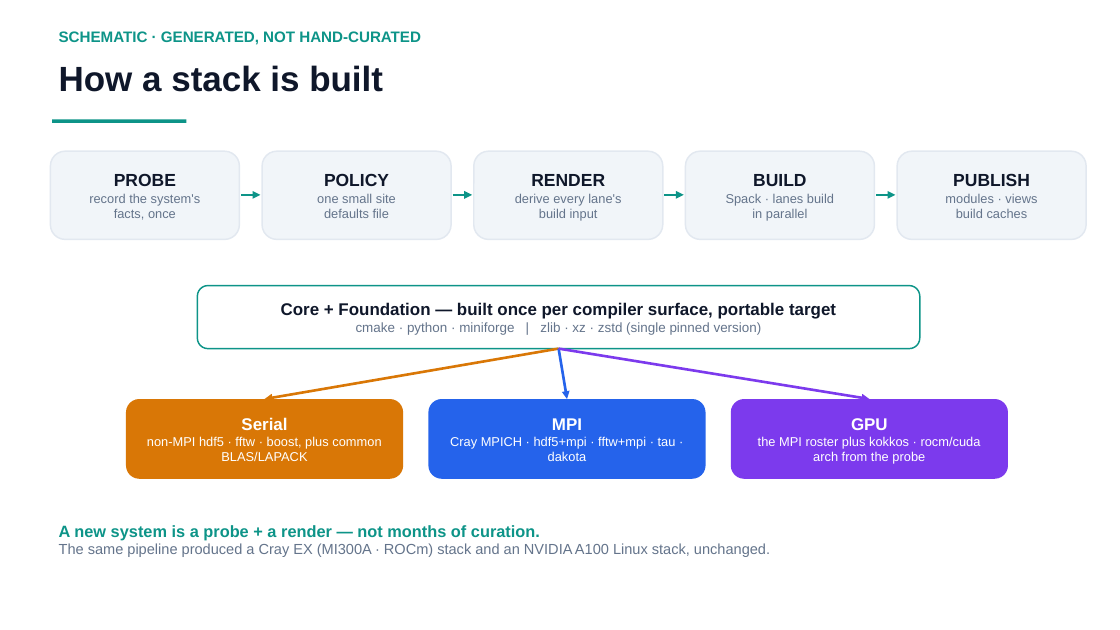
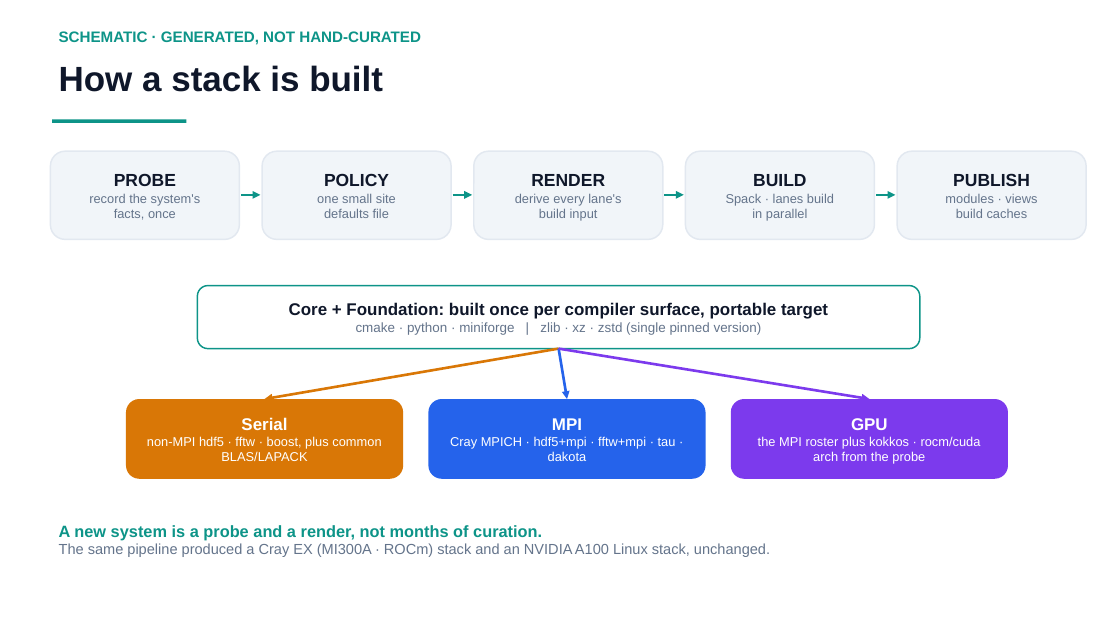
Before and after one commit to ray12514/stack-planning, a slide deck: slide 4 of presentations/cse_lanes_model.pptx. Drawn at 1120x630 pixels with LibreOffice and Linux fonts; fonts in the diff are those of the drawing. Boxes give left, top, right and bottom in pixels: in the first picture for what was removed or moved away, otherwise in the second. Text is boxed around its words. In the diff, an @@ line names an element or a change of style, - is before the commit and + after.

```diff
--- a/presentations/cse_lanes_model.pptx
+++ b/presentations/cse_lanes_model.pptx
@@ text in rounded rectangle at [289,302,828,319]: text changed @@
-Core + Foundation — built once per compiler surface, portable target
+Core + Foundation: built once per compiler surface, portable target
@@ text at [59,525,542,540]: text changed @@
-A new system is a probe + a render — not months of curation.
+A new system is a probe and a render, not months of curation.
```
Also in this commit, not shown: 10 other slides changed, 1 other file.
